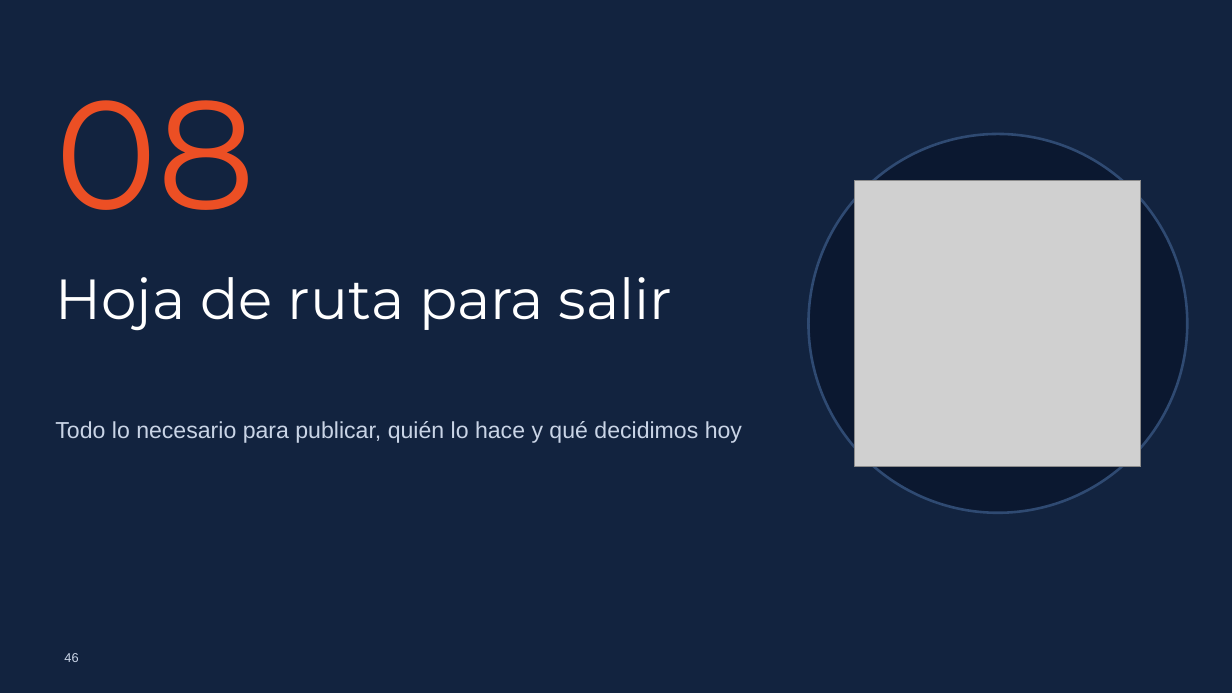
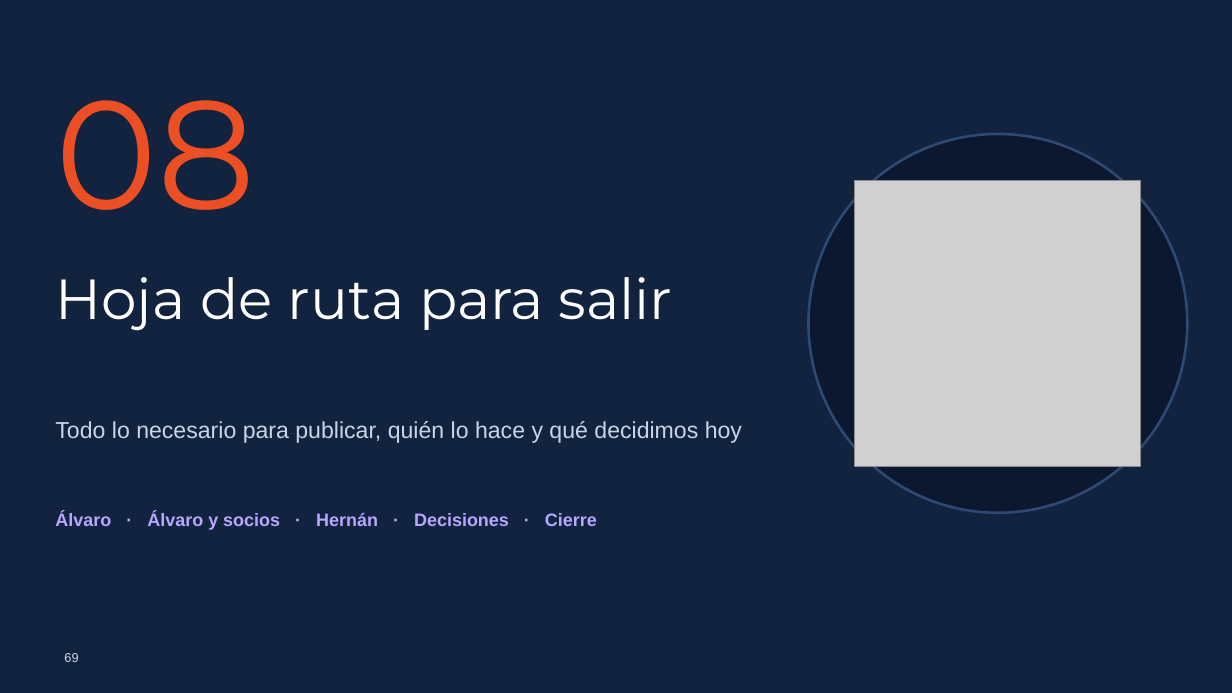
Before and after one commit to picodepato/boia-planet-web, a slide deck: slide 69 of docs/presentacion/boia-planet.pptx (slide 46 before the commit). Drawn at 1232x693 pixels with LibreOffice and Linux fonts; fonts in the diff are those of the drawing; grey boxes stand for pictures; background and template pictures are left out. Boxes give left, top, right and bottom in pixels: in the first picture for what was removed or moved away, otherwise in the second. Text is boxed around its words. In the diff, an @@ line names an element or a change of style, - is before the commit and + after.

```diff
--- a/docs/presentacion/boia-planet.pptx
+++ b/docs/presentacion/boia-planet.pptx
@@ text added at box(55, 512, 597, 530), 14 pt, text #B9A6FF, bold @@
+Álvaro · Álvaro y socios · Hernán · Decisiones · Cierre
@@ page number at box(64, 653, 78, 662): text changed @@
-46
+69
```
Also in this commit, not shown: 3 other slides changed, 30 slides added, 3 slides removed, 9 other files.
